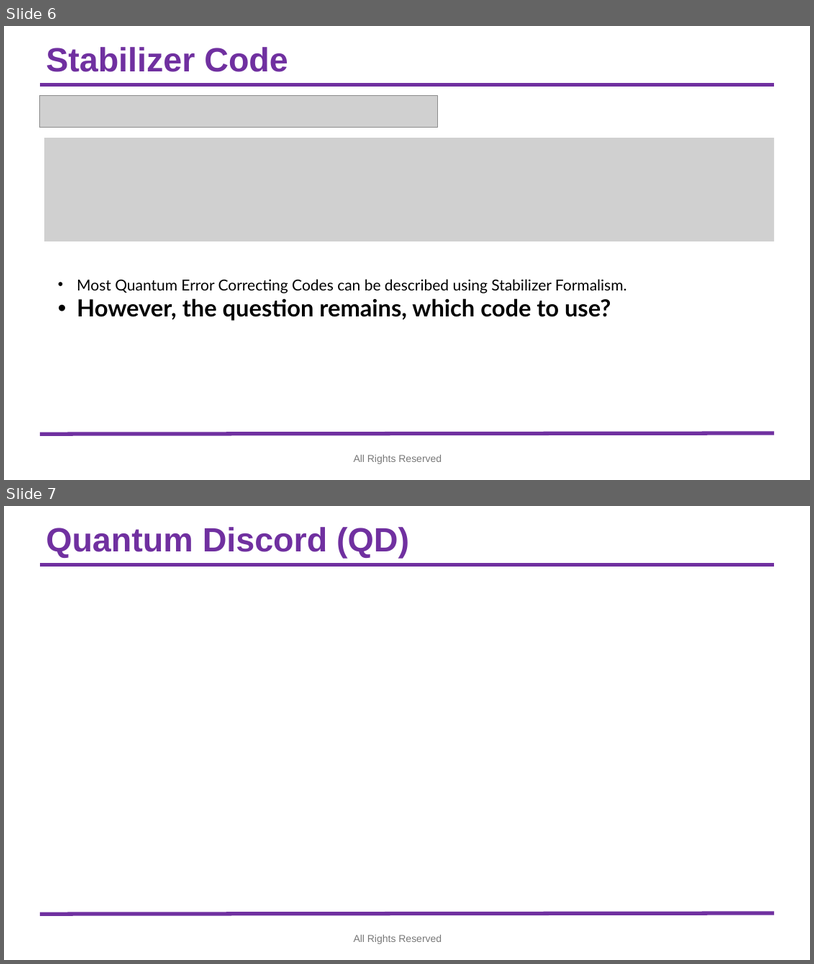
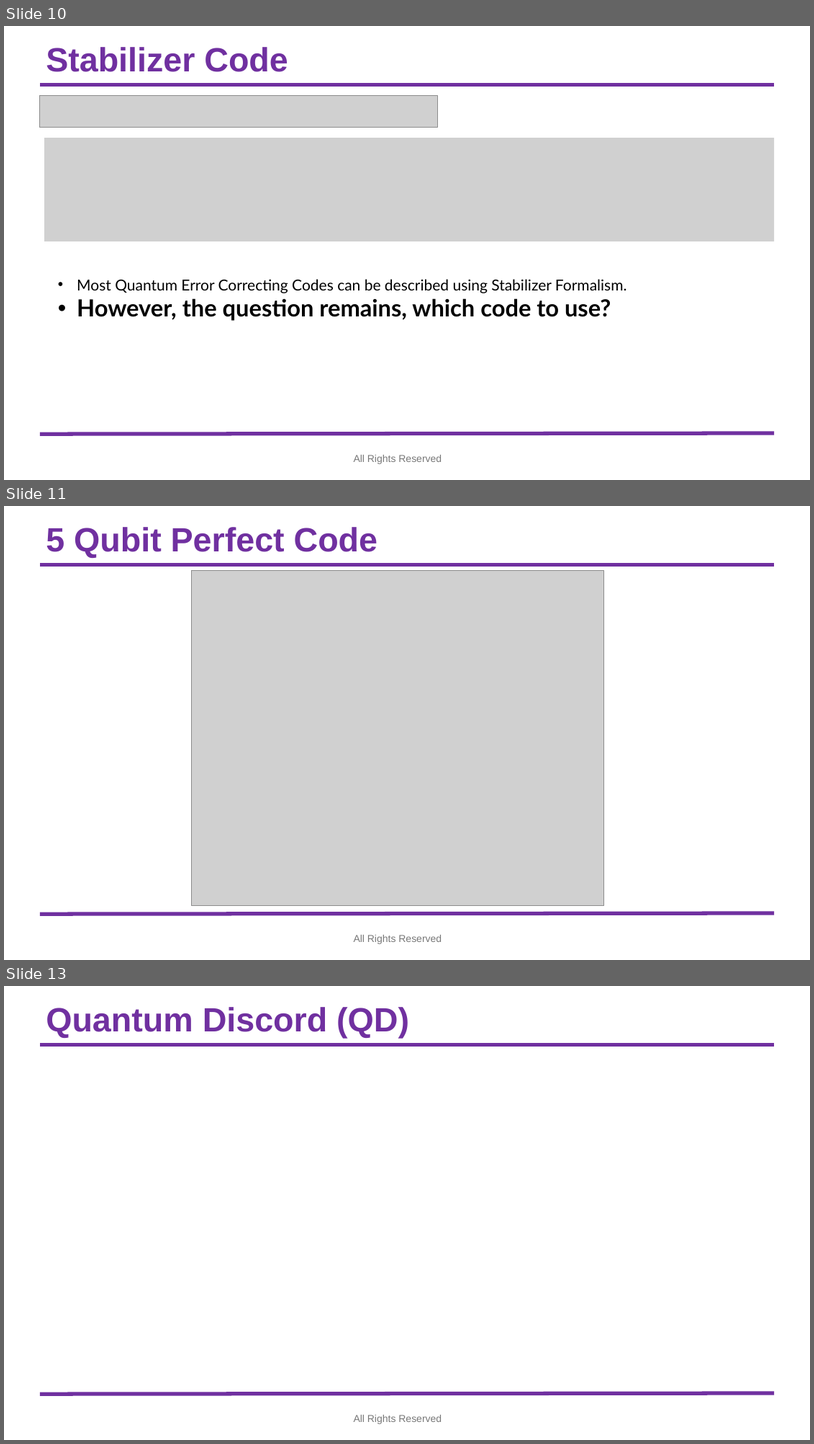
Before and after one commit to syedshubha/QNET25_Shubha, a slide deck: Teleportation_Fidelity.pptx. Shown one above the other, each under a label of ours: slides 6 and 7 before the commit, slides 10, 11 and 13 after it; the slides between them are not shown. The pictures are 814x964 and 814x1444 pixels, drawn with LibreOffice and Linux fonts; fonts in the diff are those of the drawing; grey boxes stand for pictures; background and template pictures are left out. Boxes give left, top, right and bottom in pixels: in the first picture for what was removed or moved away, otherwise in the second. Text is boxed around its words. In the diff, an @@ line names an element or a change of style, - is before the commit and + after.

```diff
--- a/Teleportation_Fidelity.pptx
+++ b/Teleportation_Fidelity.pptx
@@ slide 11 added at (4, 506, 810, 960), background #FFFFFF; not listed: 2 template elements that a slide beside it also shows @@
@@ title added at (46, 527, 378, 558), 40 pt, text #7030A0, bold @@
+5 Qubit Perfect Code
@@ picture added at (191, 571, 604, 906) @@
@@ text added at (354, 934, 442, 944), 12 pt, text #797979 @@
+All Rights Reserved
@@ what was slide 6 is now slide 10 @@
@@ what was slide 7 is now slide 13 @@
```
Also in this commit, not shown: 4 slides changed, 5 other slides added.
